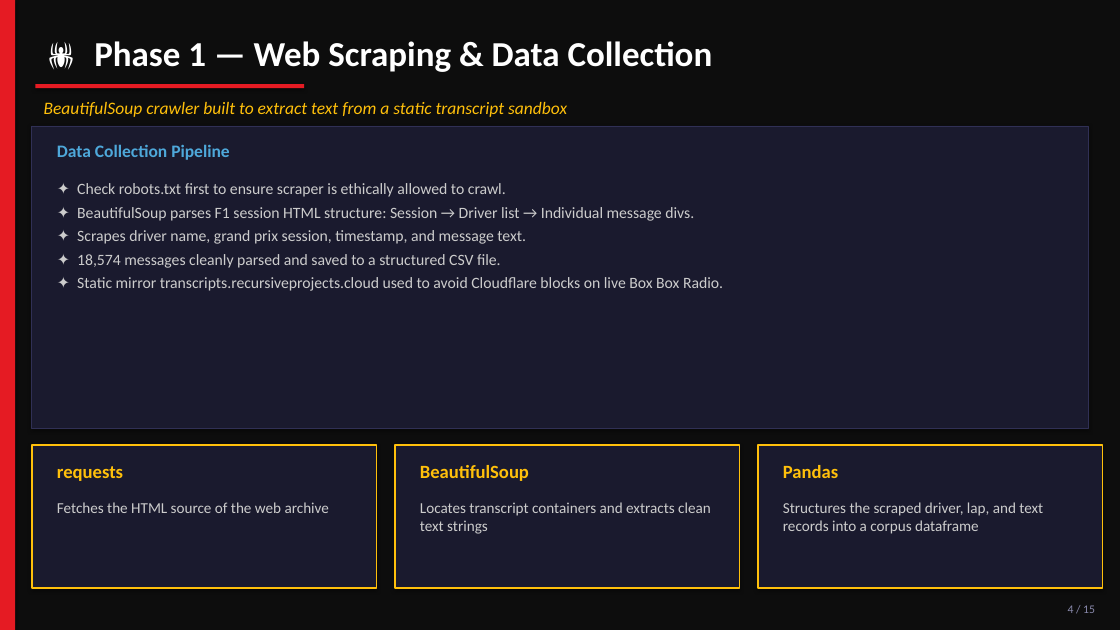
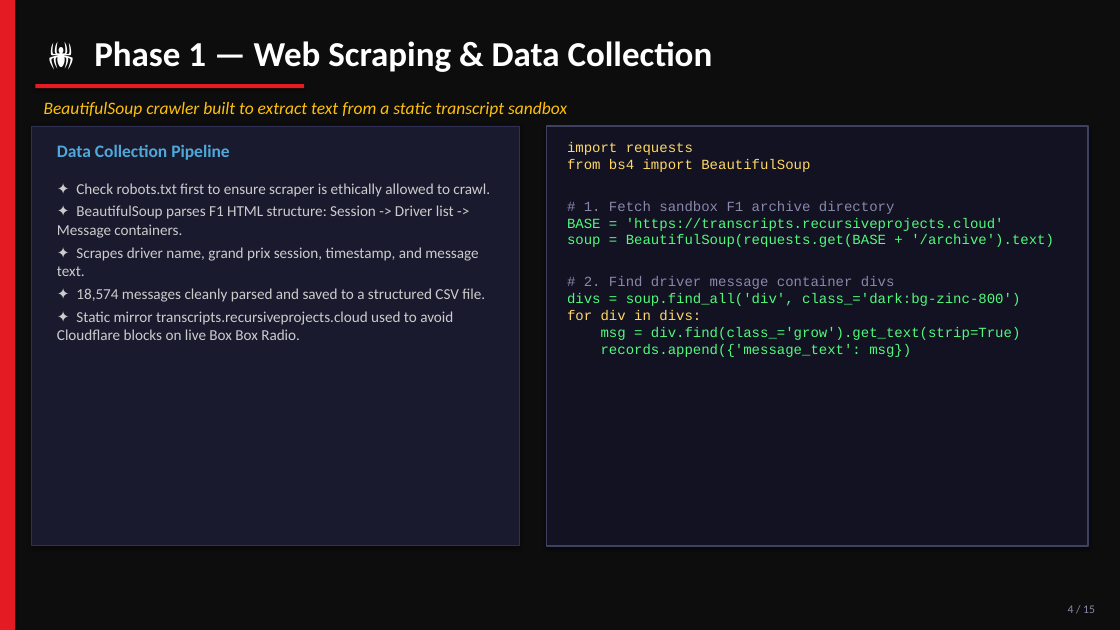
Before and after one commit to iamshashwatsingh/f1-nlp-analyzer, a slide deck: slide 4 of f1_nlp_presentation.pptx. Drawn at 1120x630 pixels with LibreOffice and Linux fonts; fonts in the diff are those of the drawing. Boxes give left, top, right and bottom in pixels: in the first picture for what was removed or moved away, otherwise in the second. Text is boxed around its words. In the diff, an @@ line names an element or a change of style, - is before the commit and + after.

Commit message:
ppt: add core python code snippet blocks on the right side of slides 4 to 12

```diff
--- a/f1_nlp_presentation.pptx
+++ b/f1_nlp_presentation.pptx
@@ rectangle: place and size @@
-rectangle at [32,126,1088,429]
+rectangle at [32,126,519,546]
@@ rectangle: place and size @@
-rectangle at [32,445,376,588]
+rectangle at [546,126,1088,546]
@@ rectangle at [546,126,1088,546]: fill #1A1A2E to #121222; outline #FFC00B 1.2 pt to #404060 1 pt @@
@@ text added at [567,142,1054,357], 12 pt, text #50FA7B @@
+import requests
+from bs4 import BeautifulSoup
+# 1. Fetch sandbox F1 archive directory
+BASE = 'https://transcripts.recursiveprojects.cloud'
+soup = BeautifulSoup(requests.get(BASE + '/archive').text)
+# 2. Find driver message container divs
+divs = soup.find_all('div', class_='dark:bg-zinc-800')
+for div in divs:
+msg = div.find(class_='grow').get_text(strip=True)
+records.append({'message_text': msg})
@@ text at [57,205,454,238]: text changed; size 13.5 to 13 pt @@
-✦ BeautifulSoup parses F1 session HTML structure: Session → Driver list → Individual message divs.
+✦ BeautifulSoup parses F1 HTML structure: Session -> Driver list -> Message containers.
@@ text at [57,183,490,340]: size 13.5 to 13 pt in "✦ Check robots.txt first to ensure scraper ...", "✦ Scrapes driver name, grand prix session, ...", "✦ 18,574 messages cleanly parsed and saved ...", "✦ Static mirror transcripts.recursiveprojects.cloud used to  ..." @@
@@ rectangle removed at [395,445,739,588] @@
@@ rectangle removed at [758,445,1102,588] @@
@@ text removed at [57,466,123,481] @@
-requests
@@ text removed at [420,465,529,481] @@
-BeautifulSoup
@@ text removed at [783,465,838,478] @@
-Pandas
@@ text removed at [57,502,329,513] @@
-Fetches the HTML source of the web archive
@@ text removed at [420,502,711,534] @@
-Locates transcript containers and extracts clean text strings
@@ text removed at [783,502,1043,534] @@
-Structures the scraped driver, lap, and text records into a corpus dataframe
```
Also in this commit, not shown: 9 other slides changed, 3 slides added, 3 slides removed.
